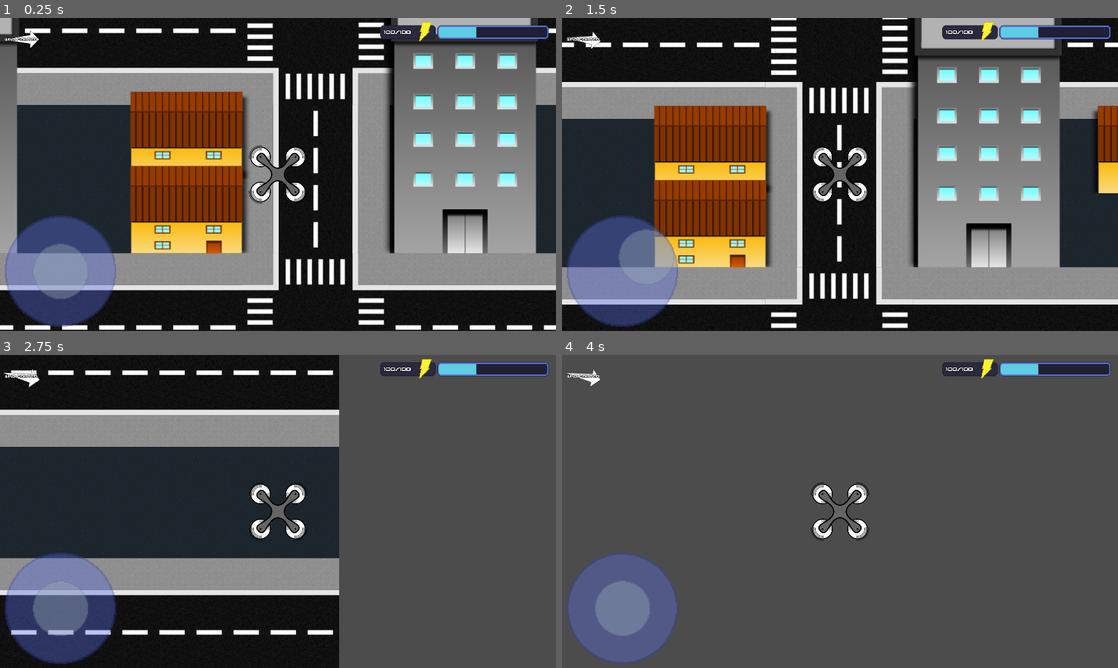
Above: before the commit, frames 1-4 (two rows, left to right).
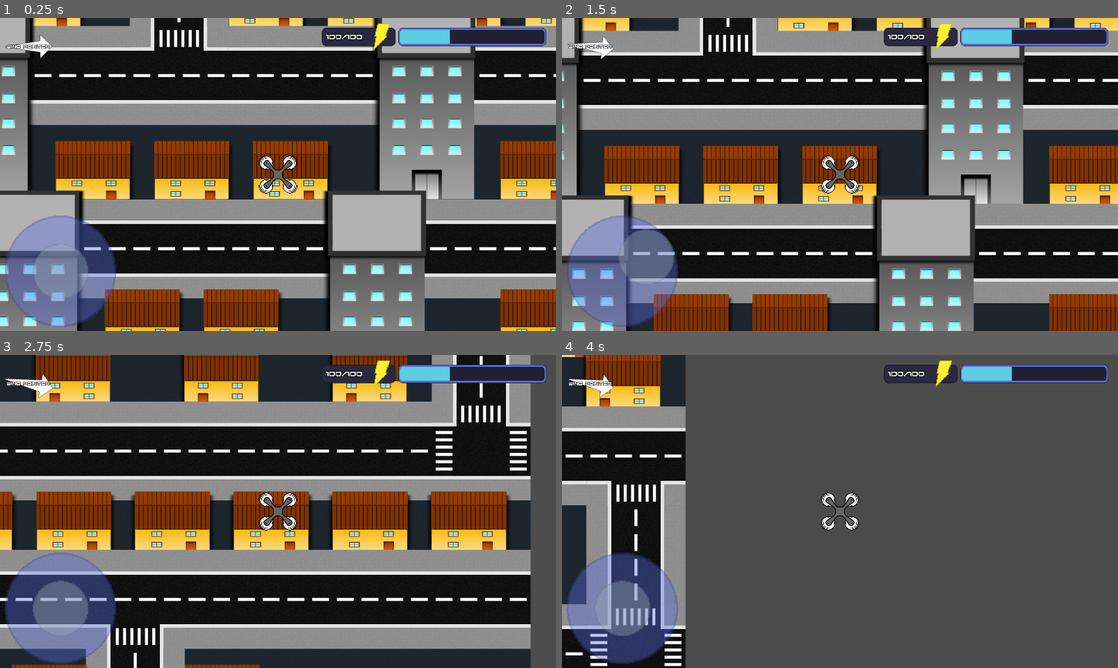
Above: after the commit, the same moments.

Repository: WELL1NGTON/DroneDeliveryGame
Game: Godot game, scene res://scenes/MainGameScreen.tscn
The game is run twice, just before and just after one commit, with the same random seed, the same clock (stepped at 60 frames per second) and the same inputs.
Inputs (mouse positions are in pixels of both pictures, inside the frame that each line leads up to):
- Up to frame 1 (0.25 s): no input
- Up to frame 2 (1.5 s): move the mouse to (962, 158) at 0.52 s; click (962, 158) at 0.67 s; drag from (728, 190) to (840, 174) at 1.27 s
- Up to frame 3 (2.75 s): move the mouse to (333, 442) at 2.02 s; click (333, 442) at 2.17 s
- Up to frame 4 (4 s): drag from (812, 574) to (673, 464) at 2.77 s; move the mouse to (1006, 558) at 3.52 s; click (1006, 558) at 3.67 s

The runs differ from the first frame. In frame 1, 77% of the frame differs, in the area x 0-100%, y 0-100%; in frame 2, 73%; in frame 3, 80%, in the area x 0-99%, y 0-100%; in frame 4, 24%.

Commit message:
Change Interface and KinematicBody Player

Diff:
--- /dev/null
+++ b/interface/Interface.gd
@@ -0,0 +1,19 @@
+extends Control
+
+
+# Declare member variables here. Examples:
+# var a = 2
+# var b = "text"
+
+
+# Called when the node enters the scene tree for the first time.
+func _ready():
+	pass # Replace with function body.
+
+
+# Called every frame. 'delta' is the elapsed time since the previous frame.
+func _process(delta):
+	rect_size = get_tree().get_root().get_viewport().size * get_parent().zoom
+	rect_position = rect_size*-0.5
+
+	pass
--- a/interface/Interface.tscn
+++ b/interface/Interface.tscn
@@ -1,12 +1,14 @@
-[gd_scene load_steps=4 format=2]
+[gd_scene load_steps=5 format=2]
 
 [ext_resource path="res://interface/bar/energy/EnergyBar.tscn" type="PackedScene" id=1]
 [ext_resource path="res://interface/controls/analog/Analog.tscn" type="PackedScene" id=2]
 [ext_resource path="res://interface/wind/WindDirection.tscn" type="PackedScene" id=3]
+[ext_resource path="res://interface/Interface.gd" type="Script" id=4]
 
 [node name="Interface" type="Control"]
 anchor_right = 1.0
 anchor_bottom = 1.0
+script = ExtResource( 4 )
 __meta__ = {
 "_edit_use_anchors_": false
 }
--- a/project.godot
+++ b/project.godot
@@ -25,7 +25,7 @@
 window/size/height=1080
 window/handheld/orientation="sensor"
 window/stretch/mode="viewport"
-window/stretch/aspect="keep"
+window/stretch/aspect="expand"
 
 [input_devices]
 
--- a/scenes/MainGameScreen.tscn
+++ b/scenes/MainGameScreen.tscn
@@ -1,52 +1,40 @@
-[gd_scene load_steps=6 format=2]
+[gd_scene load_steps=4 format=2]
 
-[ext_resource path="res://scripts/TightCamera.gd" type="Script" id=2]
-[ext_resource path="res://assets/drone.png" type="Texture" id=3]
-[ext_resource path="res://scripts/Player.gd" type="Script" id=4]
-[ext_resource path="res://interface/Interface.tscn" type="PackedScene" id=6]
+[ext_resource path="res://scenes/Player.tscn" type="PackedScene" id=1]
 [ext_resource path="res://GameBackGround.tscn" type="PackedScene" id=7]
+
+[sub_resource type="RectangleShape2D" id=1]
+extents = Vector2( 106.87, 120.983 )
 
 [node name="DroneGame" type="Node2D"]
 
 [node name="Background" parent="." instance=ExtResource( 7 )]
 
-[node name="Player" type="Area2D" parent="."]
-position = Vector2( 830, 440 )
-scale = Vector2( 0.5, 0.5 )
-script = ExtResource( 4 )
+[node name="Player" parent="." instance=ExtResource( 1 )]
 
-[node name="Sprite" type="Sprite" parent="Player"]
-rotation = 0.785398
-texture = ExtResource( 3 )
-__meta__ = {
-"_edit_lock_": true
-}
+[node name="StaticBody2D" type="StaticBody2D" parent="."]
 
-[node name="CollisionPolygon2D" type="CollisionPolygon2D" parent="Player"]
-polygon = PoolVector2Array( 0, -24, 24, -40, 24, -80, 40, -96, 80, -96, 96, -80, 96, -40, 80, -24, 40, -24, 24, 0, 40, 24, 80, 24, 96, 40, 96, 80, 80, 96, 40, 96, 24, 80, 24, 40, 0, 24, -24, 40, -24, 80, -40, 96, -80, 96, -96, 80, -96, 40, -80, 24, -40, 24, -24, 0, -48, -24, -80, -24, -96, -40, -96, -80, -80, -96, -40, -96, -24, -80, -24, -40 )
-__meta__ = {
-"_edit_lock_": true
-}
+[node name="CollisionShape2D" type="CollisionShape2D" parent="StaticBody2D"]
+position = Vector2( 264.075, -204.856 )
+shape = SubResource( 1 )
 
-[node name="Camera2D" type="Camera2D" parent="Player"]
-scale = Vector2( 2, 2 )
-rotating = true
-current = true
-zoom = Vector2( 0.5, 0.5 )
-smoothing_speed = 10.0
-drag_margin_left = 0.0
-drag_margin_top = 0.0
-drag_margin_right = 0.0
-drag_margin_bottom = 0.0
-script = ExtResource( 2 )
+[node name="StaticBody2D2" type="StaticBody2D" parent="."]
+position = Vector2( -471.987, -28.5732 )
 
-[node name="Interface" parent="Player/Camera2D" instance=ExtResource( 6 )]
-anchor_right = 0.0
-anchor_bottom = 0.0
-margin_left = -480.0
-margin_top = -270.0
-margin_right = 1440.0
-margin_bottom = 810.0
-rect_scale = Vector2( 0.5, 0.5 )
+[node name="CollisionShape2D" type="CollisionShape2D" parent="StaticBody2D2"]
+position = Vector2( 264.075, -204.856 )
+shape = SubResource( 1 )
 
-[editable path="Player/Camera2D/Interface"]
+[node name="StaticBody2D3" type="StaticBody2D" parent="."]
+position = Vector2( 0.529114, 461.934 )
+
+[node name="CollisionShape2D" type="CollisionShape2D" parent="StaticBody2D3"]
+position = Vector2( 264.075, -204.856 )
+shape = SubResource( 1 )
+
+[node name="StaticBody2D4" type="StaticBody2D" parent="."]
+position = Vector2( -443.943, 455.055 )
+
+[node name="CollisionShape2D" type="CollisionShape2D" parent="StaticBody2D4"]
+position = Vector2( 264.075, -204.856 )
+shape = SubResource( 1 )
--- /dev/null
+++ b/scenes/Player.tscn
@@ -0,0 +1,27 @@
+[gd_scene load_steps=6 format=2]
+
+[ext_resource path="res://assets/drone.png" type="Texture" id=1]
+[ext_resource path="res://interface/Interface.tscn" type="PackedScene" id=2]
+[ext_resource path="res://scripts/Player.gd" type="Script" id=3]
+[ext_resource path="res://scripts/TightCamera.gd" type="Script" id=4]
+
+[sub_resource type="CircleShape2D" id=1]
+radius = 48.0
+
+[node name="Player" type="KinematicBody2D"]
+script = ExtResource( 3 )
+
+[node name="Sprite" type="Sprite" parent="."]
+rotation = 0.785398
+scale = Vector2( 0.5, 0.5 )
+texture = ExtResource( 1 )
+
+[node name="CollisionShape2D" type="CollisionShape2D" parent="."]
+shape = SubResource( 1 )
+
+[node name="Camera2D" type="Camera2D" parent="."]
+current = true
+zoom = Vector2( 0.75, 0.75 )
+script = ExtResource( 4 )
+
+[node name="Interface" parent="Camera2D" instance=ExtResource( 2 )]
--- a/scripts/Player.gd
+++ b/scripts/Player.gd
@@ -1,9 +1,8 @@
-extends Area2D
-
+extends KinematicBody2D
 
 var acceleration = Vector2()
 var motion = Vector2()
-const MAX_SPEED = 15
+const MAX_SPEED = 50
 
 
 # Called when the node enters the scene tree for the first time.
@@ -25,5 +24,6 @@
 #	direction = direction.normalized()
 
 
-	position += motion
+	move_and_slide(motion*30)
+#	position += motion
 #	position += get_node("./Camera2D/Interface/Analog").stick_vector * get_node("./Camera2D/Interface/Analog").stick_speed * 2 * delta
